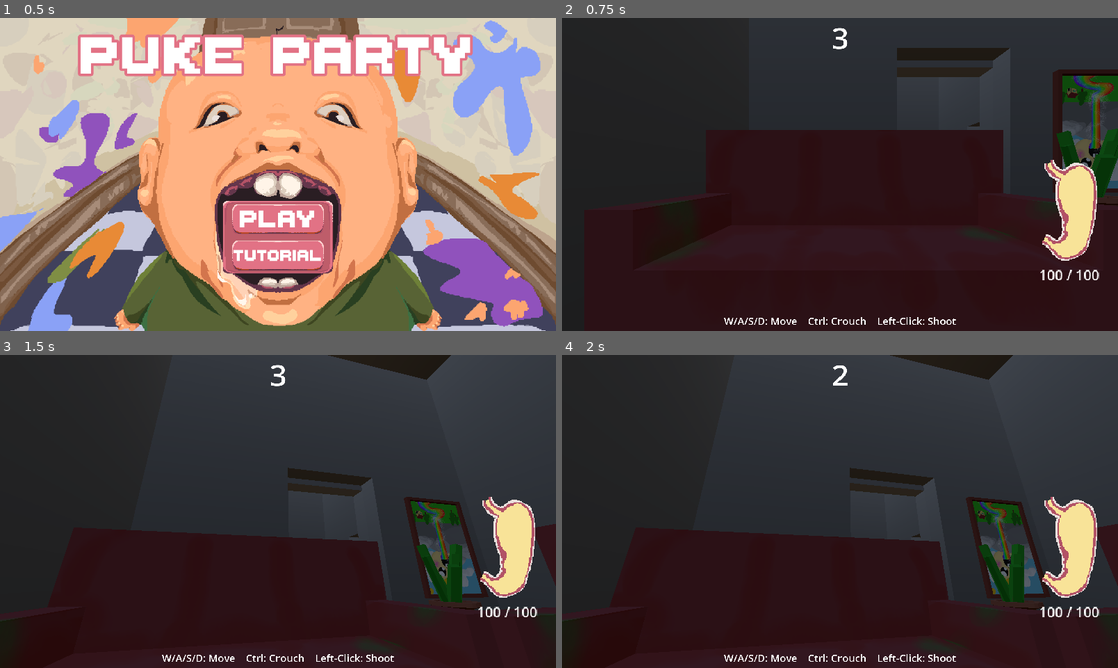
Above: before the commit, frames 1-4 (two rows, left to right).
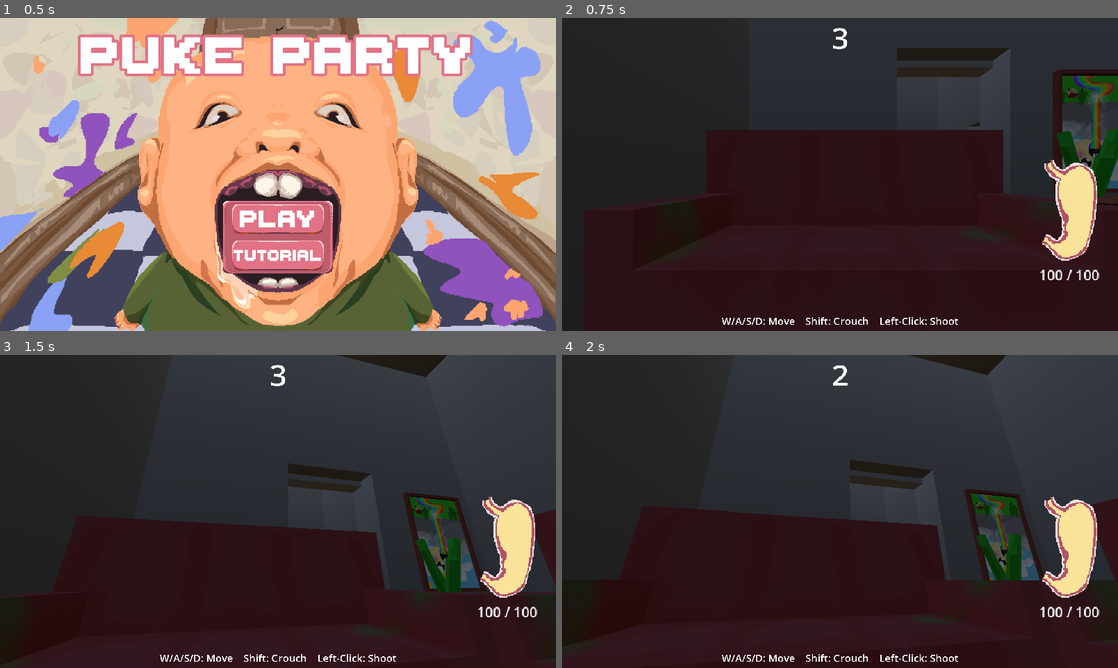
Above: after the commit, the same moments.

Repository: Tihusphere/Puke-Party
Game: Godot game, scene res://Scenes/UI/MainMenu.tscn
The game is run twice, just before and just after one commit, with the same random seed, the same clock (stepped at 60 frames per second) and the same inputs.
Inputs (mouse positions are in pixels of both pictures, inside the frame that each line leads up to):
- Up to frame 1 (0.5 s): no input
- Up to frame 2 (0.75 s): click "PLAY" at 0.5 s
- Up to frame 3 (1.5 s): tap Enter at 1.25 s; move the mouse to (305, 511) at 1.27 s; hold W (forward) from 1.28 s (still down); hold Shift (crawl, bound only after the commit) from 1.28 s (still down); click (305, 511) at 1.42 s
- Up to frame 4 (2 s): keep holding W (forward); keep holding Shift (crawl, bound only after the commit); tap Space (jump) at 1.52 s

Frame 1 is identical in both runs. In frame 2, 0.5% of the frame differs, in the area x 28-72%, y 95-98%; in frame 3, 4.6%; in frame 4, 7.3%, in the area x 0-100%, y 0-98%.

Commit message:
Fix CTRL+W bug

Diff:
--- a/Scenes/Screens/gui.tscn
+++ b/Scenes/Screens/gui.tscn
@@ -101,7 +101,7 @@
 offset_right = 569.0
 grow_horizontal = 2
 grow_vertical = 0
-text = "W/A/S/D: Move    Ctrl: Crouch    Left-Click: Shoot"
+text = "W/A/S/D: Move    Shift: Crouch    Left-Click: Shoot"
 label_settings = SubResource("LabelSettings_atqha")
 horizontal_alignment = 1
 vertical_alignment = 1
--- a/project.godot
+++ b/project.godot
@@ -65,7 +65,7 @@
 }
 crawl={
 "deadzone": 0.2,
-"events": [Object(InputEventKey,"resource_local_to_scene":fa …(146 unchanged characters)… se,"keycode":0,"physical_keycode":4194326,"key_label":0,"unicode":0,"location":0,"echo":false,"script":null)
+"events": [Object(InputEventKey,"resource_local_to_scene":fa …(146 unchanged characters)… se,"keycode":0,"physical_keycode":4194325,"key_label":0,"unicode":0,"location":0,"echo":false,"script":null)
 ]
 }
 
